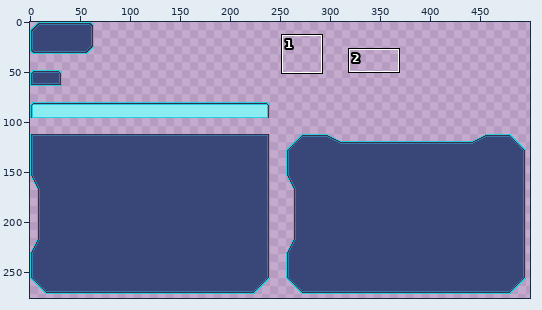
Pixel-art file: assets/UI_theme_asset_sheet.aseprite. Above: a wide view before the commit, with the close-up outlined.
Close-up. Before the commit:
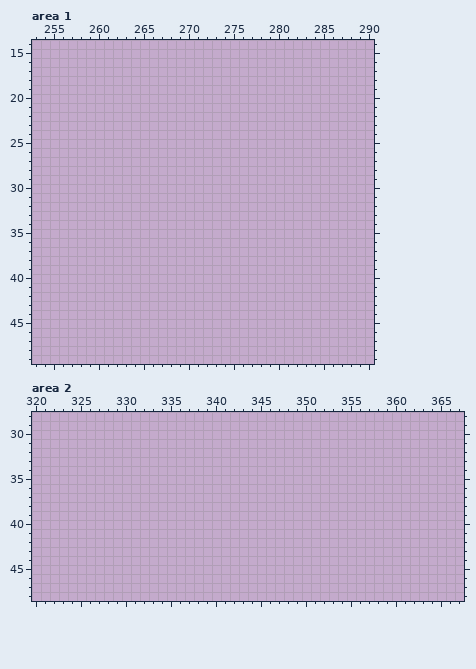
1000x1000 pixels, 1 frame. Shown: area 1: x 253..290, y 14..49; area 2: x 320..367, y 28..48. The wide view leaves out empty margins. The commit also changed other parts of the picture, which this record leaves out.
And afterwards:
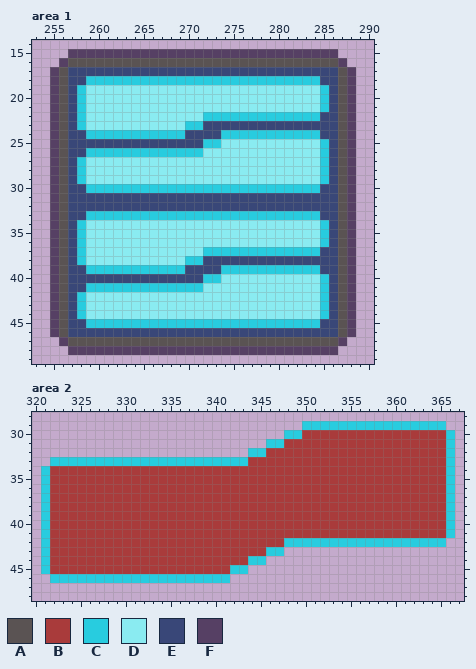
Palette (. is transparent): A #5a5353  B #a93b3b  C #28ccdf  D #8aebf1  E #394778  F #564064
The edit:
--- area 1
@@ x 253..290 @@
 14 ......................................
-15 ......................................
-16 ......................................
-17 ......................................
-18 ......................................
-19 ......................................
-20 ......................................
-21 ......................................
-22 ......................................
-23 ......................................
-24 ......................................
-25 ......................................
-26 ......................................
-27 ......................................
-28 ......................................
-29 ......................................
-30 ......................................
-31 ......................................
-32 ......................................
-33 ......................................
-34 ......................................
-35 ......................................
-36 ......................................
-37 ......................................
-38 ......................................
-39 ......................................
-40 ......................................
-41 ......................................
-42 ......................................
-43 ......................................
-44 ......................................
-45 ......................................
-46 ......................................
-47 ......................................
-48 ......................................
+15 ....FFFFFFFFFFFFFFFFFFFFFFFFFFFFFF....
+16 ...FAAAAAAAAAAAAAAAAAAAAAAAAAAAAAAF...
+17 ..FAEEEEEEEEEEEEEEEEEEEEEEEEEEEEEEAF..
+18 ..FAEECCCCCCCCCCCCCCCCCCCCCCCCCCEEAF..
+19 ..FAECDDDDDDDDDDDDDDDDDDDDDDDDDDCEAF..
+20 ..FAECDDDDDDDDDDDDDDDDDDDDDDDDDDCEAF..
+21 ..FAECDDDDDDDDDDDDDDDDDDDDDDDDDDCEAF..
+22 ..FAECDDDDDDDDDDDDDCCCCCCCCCCCCCEEAF..
+23 ..FAECDDDDDDDDDDDCCEEEEEEEEEEEEEEEAF..
+24 ..FAEECCCCCCCCCCCEEEECCCCCCCCCCCEEAF..
+25 ..FAEEEEEEEEEEEEEEECCDDDDDDDDDDDCEAF..
+26 ..FAEECCCCCCCCCCCCCDDDDDDDDDDDDDCEAF..
+27 ..FAECDDDDDDDDDDDDDDDDDDDDDDDDDDCEAF..
+28 ..FAECDDDDDDDDDDDDDDDDDDDDDDDDDDCEAF..
+29 ..FAECDDDDDDDDDDDDDDDDDDDDDDDDDDCEAF..
+30 ..FAEECCCCCCCCCCCCCCCCCCCCCCCCCCEEAF..
+31 ..FAEEEEEEEEEEEEEEEEEEEEEEEEEEEEEEAF..
+32 ..FAEEEEEEEEEEEEEEEEEEEEEEEEEEEEEEAF..
+33 ..FAEECCCCCCCCCCCCCCCCCCCCCCCCCCEEAF..
+34 ..FAECDDDDDDDDDDDDDDDDDDDDDDDDDDCEAF..
+35 ..FAECDDDDDDDDDDDDDDDDDDDDDDDDDDCEAF..
+36 ..FAECDDDDDDDDDDDDDDDDDDDDDDDDDDCEAF..
+37 ..FAECDDDDDDDDDDDDDCCCCCCCCCCCCCEEAF..
+38 ..FAECDDDDDDDDDDDCCEEEEEEEEEEEEEEEAF..
+39 ..FAEECCCCCCCCCCCEEEECCCCCCCCCCCEEAF..
+40 ..FAEEEEEEEEEEEEEEECCDDDDDDDDDDDCEAF..
+41 ..FAEECCCCCCCCCCCCCDDDDDDDDDDDDDCEAF..
+42 ..FAECDDDDDDDDDDDDDDDDDDDDDDDDDDCEAF..
+43 ..FAECDDDDDDDDDDDDDDDDDDDDDDDDDDCEAF..
+44 ..FAECDDDDDDDDDDDDDDDDDDDDDDDDDDCEAF..
+45 ..FAEECCCCCCCCCCCCCCCCCCCCCCCCCCEEAF..
+46 ..FAEEEEEEEEEEEEEEEEEEEEEEEEEEEEEEAF..
+47 ...FAAAAAAAAAAAAAAAAAAAAAAAAAAAAAAF...
+48 ....FFFFFFFFFFFFFFFFFFFFFFFFFFFFFF....
 49 ......................................
--- area 2
@@ x 320..367 @@
 28 ................................................
-29 ................................................
-30 ................................................
-31 ................................................
-32 ................................................
-33 ................................................
-34 ................................................
-35 ................................................
-36 ................................................
-37 ................................................
-38 ................................................
-39 ................................................
-40 ................................................
-41 ................................................
-42 ................................................
-43 ................................................
-44 ................................................
-45 ................................................
-46 ................................................
+29 ..............................CCCCCCCCCCCCCCCC..
+30 ............................CCBBBBBBBBBBBBBBBBC.
+31 ..........................CCBBBBBBBBBBBBBBBBBBC.
+32 ........................CCBBBBBBBBBBBBBBBBBBBBC.
+33 ..CCCCCCCCCCCCCCCCCCCCCCBBBBBBBBBBBBBBBBBBBBBBC.
+34 .CBBBBBBBBBBBBBBBBBBBBBBBBBBBBBBBBBBBBBBBBBBBBC.
+35 .CBBBBBBBBBBBBBBBBBBBBBBBBBBBBBBBBBBBBBBBBBBBBC.
+36 .CBBBBBBBBBBBBBBBBBBBBBBBBBBBBBBBBBBBBBBBBBBBBC.
+37 .CBBBBBBBBBBBBBBBBBBBBBBBBBBBBBBBBBBBBBBBBBBBBC.
+38 .CBBBBBBBBBBBBBBBBBBBBBBBBBBBBBBBBBBBBBBBBBBBBC.
+39 .CBBBBBBBBBBBBBBBBBBBBBBBBBBBBBBBBBBBBBBBBBBBBC.
+40 .CBBBBBBBBBBBBBBBBBBBBBBBBBBBBBBBBBBBBBBBBBBBBC.
+41 .CBBBBBBBBBBBBBBBBBBBBBBBBBBBBBBBBBBBBBBBBBBBBC.
+42 .CBBBBBBBBBBBBBBBBBBBBBBBBBBCCCCCCCCCCCCCCCCCC..
+43 .CBBBBBBBBBBBBBBBBBBBBBBBBCC....................
+44 .CBBBBBBBBBBBBBBBBBBBBBBCC......................
+45 .CBBBBBBBBBBBBBBBBBBBBCC........................
+46 ..CCCCCCCCCCCCCCCCCCCC..........................
 47 ................................................
